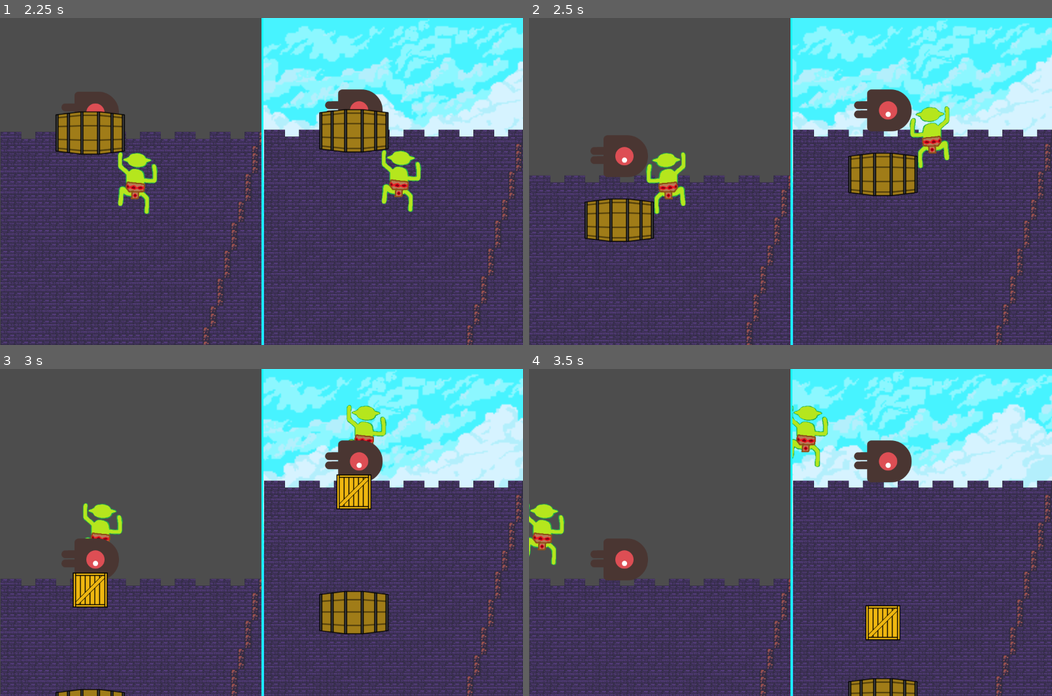
Above: before the commit, frames 1-4 (two rows, left to right).
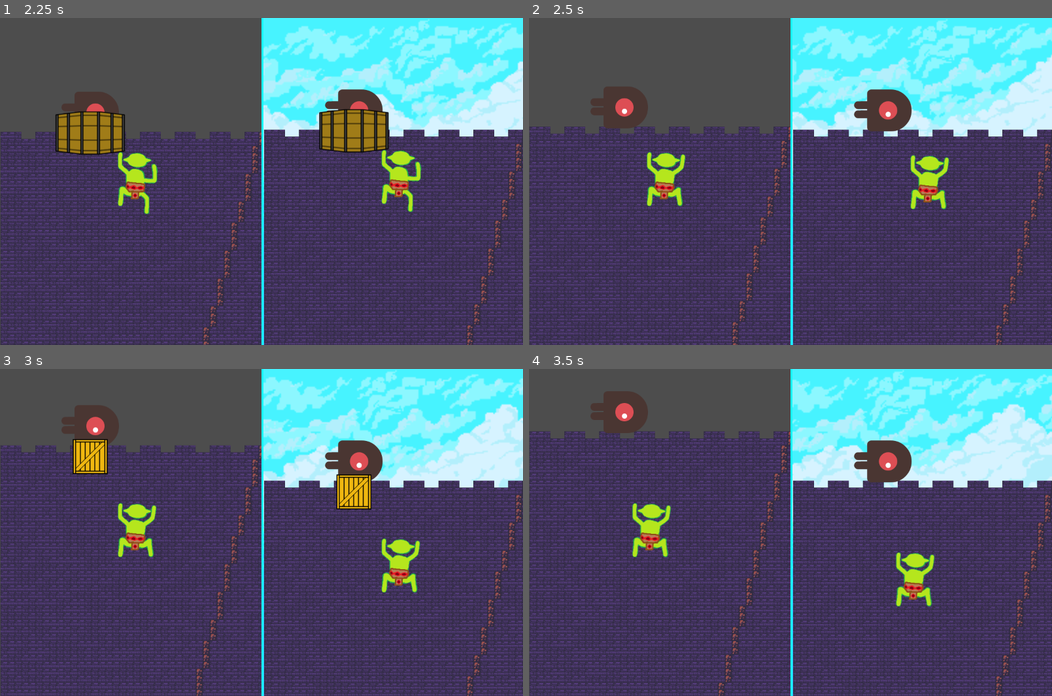
Above: after the commit, the same moments.

Repository: FaNzu/ClimbingGamejam
Game: Godot game, scene res://main_menu.tscn
Two runs of this game, one before a commit and one after it. Both use one fixed random seed, a clock stepped at 60 frames per second and the inputs below. The engine's default icon, where the game draws it, is replaced by a stand-in: a white triangle on a blue panel in a dark square.
Inputs:
- Up to frame 1 (2.25 s): click "START" at 0.5 s; hold Up (climber_move_up) from 1.28 s (still down); tap E (defender_attack_e) at 1.35 s; tap Q (defender_attack_q) at 2.1 s
- Up to frame 2 (2.5 s): keep holding Up (climber_move_up)
- Up to frame 3 (3 s): release Up (climber_move_up) at 2.78 s; hold Left (climber_move_left) from 2.78 s (still down); tap W (defender_attack_w) at 2.85 s
- Up to frame 4 (3.5 s): keep holding Left (climber_move_left)

Frame 1 is identical in both runs. In frame 2, 15% of the frame differs, in the area x 0-81%, y 21-100%; in frame 3, 30%; in frame 4, 31%, in the area x 0-78%, y 6-100%.

Commit message:
Added collision between climber and projectile

Diff:
--- a/Players/climber.gd
+++ b/Players/climber.gd
@@ -61,10 +61,8 @@
 	position = position.clamp(Vector2.ZERO, screen_size)
 
 func _on_body_entered(body):
-	hide() # Player disappears after being hit.
-	hit.emit()
-	# Must be deferred as we can't change physics properties on a physics callback.
-	$CollisionShape2D.set_deferred("disabled", true)
+	fall(body.onHitFallSpeed, body.onHitFallDuration, body.onHitFallDeceleration)
+	body.queue_free()
 
 func start(pos):
 	position = pos
--- a/Players/defender.gd
+++ b/Players/defender.gd
@@ -8,6 +8,7 @@
 # Called when the node enters the scene tree for the first time.
 func _ready():
 	screen_size = get_viewport_rect().size
+	collision_layer = 2
 	#uncomment to hide character on start
 	#hide()
 
--- a/Players/defender.tscn
+++ b/Players/defender.tscn
@@ -18,16 +18,9 @@
 "speed": 5.0
 }]
 
-[sub_resource type="CapsuleShape2D" id="CapsuleShape2D_kgfel"]
-radius = 54.0
-height = 136.0
-
 [node name="Defender" type="Area2D"]
 script = ExtResource("1_b7ftw")
 
 [node name="AnimatedSprite2D" type="AnimatedSprite2D" parent="."]
 sprite_frames = SubResource("SpriteFrames_jjo37")
 animation = &"walk"
-
-[node name="CollisionShape2D" type="CollisionShape2D" parent="."]
-shape = SubResource("CapsuleShape2D_kgfel")
--- a/Projectiles/Projectile.gd
+++ b/Projectiles/Projectile.gd
@@ -1,4 +1,4 @@
-extends Area2D
+extends CharacterBody2D
 @export var type = "placeholder"
 @export var speed = 600
 @export var onHitFallSpeed = 0.5
--- a/Projectiles/projectile.tscn
+++ b/Projectiles/projectile.tscn
@@ -57,7 +57,8 @@
 [sub_resource type="CircleShape2D" id="CircleShape2D_c8trj"]
 radius = 20.0
 
-[node name="Projectile" type="Area2D"]
+[node name="Projectile" type="CharacterBody2D"]
+motion_mode = 1
 script = ExtResource("1_vyexi")
 
 [node name="AnimatedSprite2D" type="AnimatedSprite2D" parent="."]
Not shown: 1 places in Players/defender.tscn that only renumber resources
